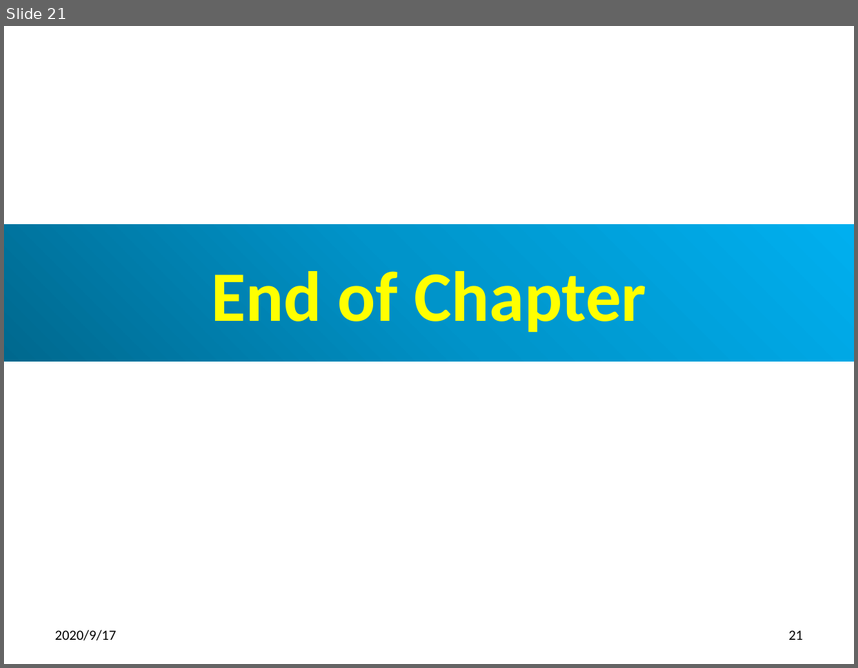
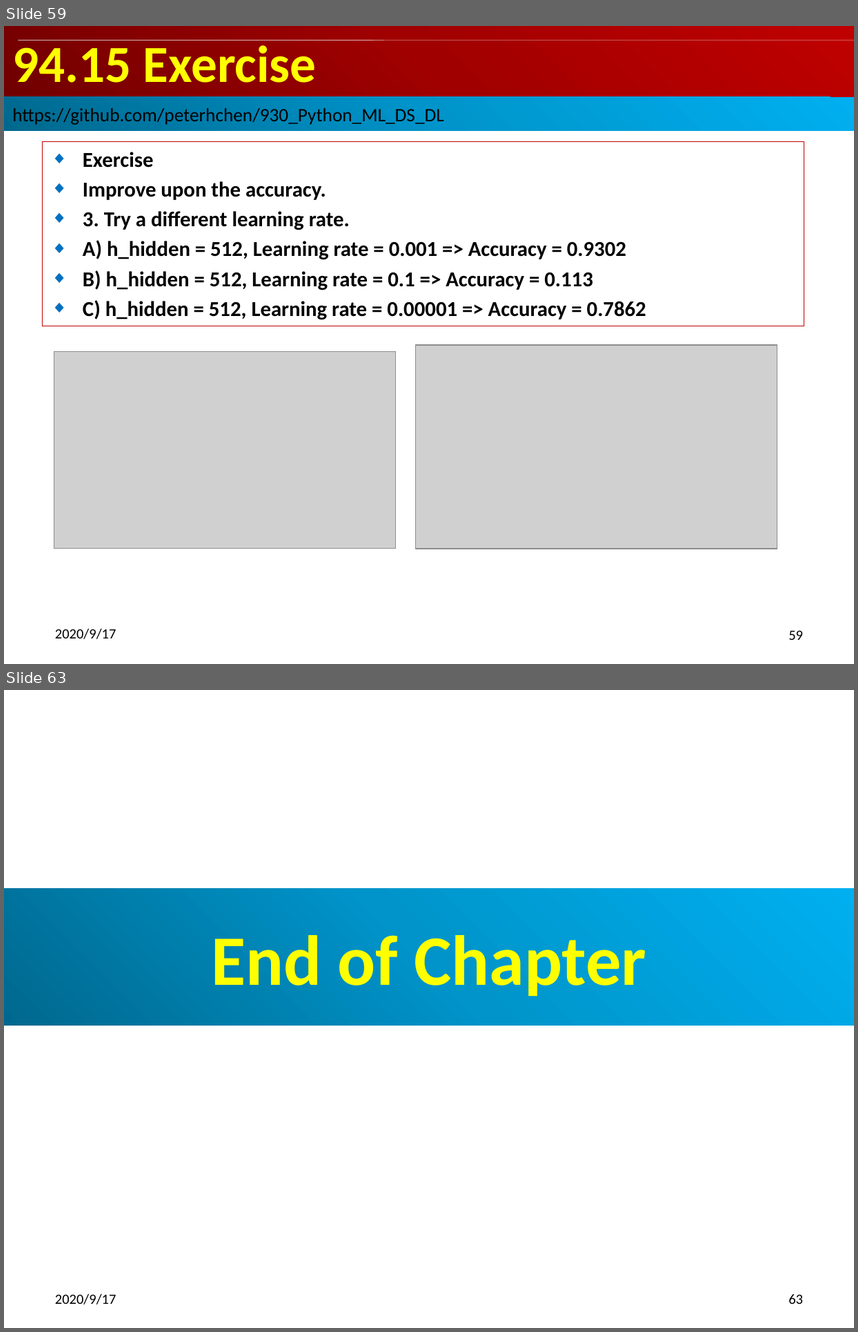
Before and after one commit to peterhchen/900_Python_ML_DS_DL, a slide deck: 094_RunTensorlfow2.0Part01Examples.pptx. Shown one above the other, each under a label of ours: slide 21 before the commit, slides 59 and 63 after it; the slides between them are not shown. The pictures are 858x668 and 858x1332 pixels, drawn with LibreOffice and Linux fonts; fonts in the diff are those of the drawing; grey boxes stand for pictures. Boxes give left, top, right and bottom in pixels: in the first picture for what was removed or moved away, otherwise in the second. Text is boxed around its words. In the diff, an @@ line names an element or a change of style, - is before the commit and + after.

```diff
--- a/094_RunTensorlfow2.0Part01Examples.pptx
+++ b/094_RunTensorlfow2.0Part01Examples.pptx
@@ slide 59 added at box(4, 26, 854, 664), background #FFFFFF @@
@@ title added at box(4, 26, 854, 97), fill gradient #720000 to #A20000 to #C00000, 44 pt, text #FFFF00, bold @@
+94.15 Exercise
@@ rectangle added at box(18, 40, 384, 40), fill #F9F9F9 @@
@@ rectangle added at box(18, 40, 854, 40), fill #F9F9F9 @@
@@ rectangle added at box(18, 40, 374, 40), fill #F9F9F9 @@
@@ rectangle added at box(4, 97, 854, 131), fill gradient #00688E to #0094CA to #00B0F0, 16 pt, text #000000 @@
+https://github.com/peterhchen/930_Python_ML_DS_DL
@@ subtitle added at box(42, 142, 804, 326), outline #C00000 0.75 pt, 18 pt, text #000000, bold @@
+◆ Exercise
+◆ Improve upon the accuracy.
+◆ 3. Try a different learning rate.
+◆ A) h_hidden = 512, Learning rate = 0.001 => Accuracy = 0.9302
+◆ B) h_hidden = 512, Learning rate = 0.1 => Accuracy = 0.113
+◆ C) h_hidden = 512, Learning rate = 0.00001 => Accuracy = 0.7862
@@ picture added at box(54, 351, 396, 548) @@
@@ picture added at box(415, 345, 777, 549) @@
@@ text added at box(55, 628, 116, 639), 12 pt, text #000000 @@
+2020/9/17
@@ page number added at box(789, 630, 803, 639), 12 pt, text #000000 @@
+59
@@ what was slide 21 is now slide 63 @@
@@ page number at box(789, 1294, 803, 1303): text changed @@
-21
+63
```
Also in this commit, not shown: 2 slides changed, 41 other slides added.
